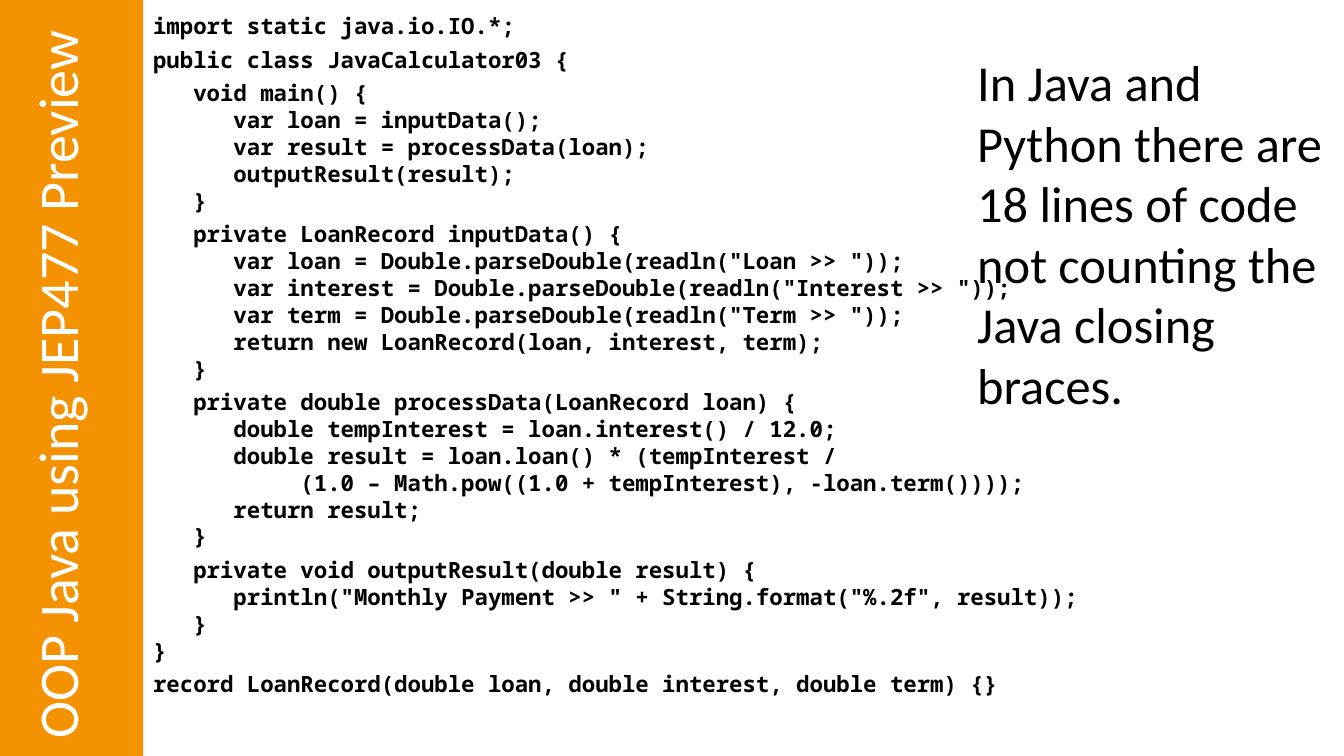
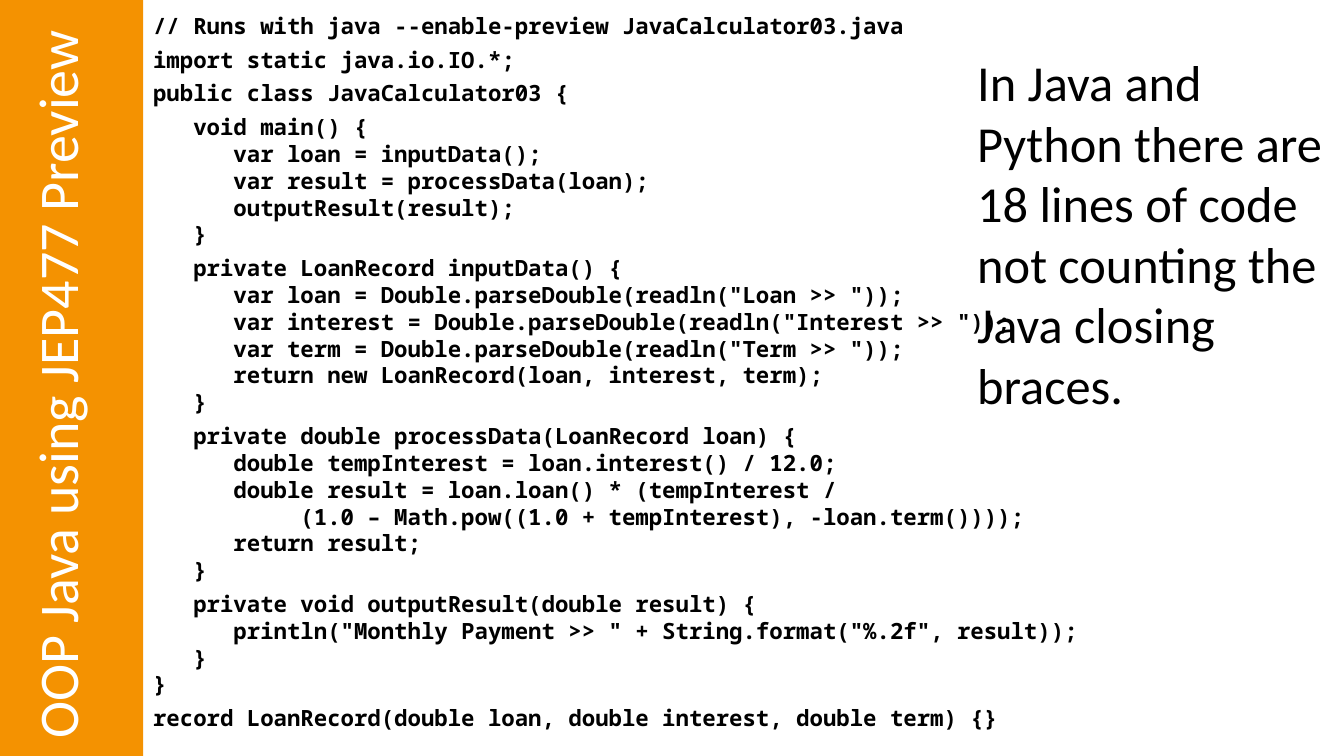
Before and after one commit to omniprof/JCP_EC_Education_WG_Presentation, a slide deck: slide 36 of Java in Education For JUGs 2.4.pptx. Drawn at 1344x756 pixels with LibreOffice and Linux fonts; fonts in the diff are those of the drawing. Boxes give left, top, right and bottom in pixels: in the first picture for what was removed or moved away, otherwise in the second. Text is boxed around its words. In the diff, an @@ line names an element or a change of style, - is before the commit and + after.

```diff
--- a/Java in Education For JUGs 2.4.pptx
+++ b/Java in Education For JUGs 2.4.pptx
@@ text at (193,16,903,40): paragraph added @@
+// Runs with java --enable-preview JavaCalculator03.java
```
Also in this commit, not shown: 2 other slides changed, 2 other files.
